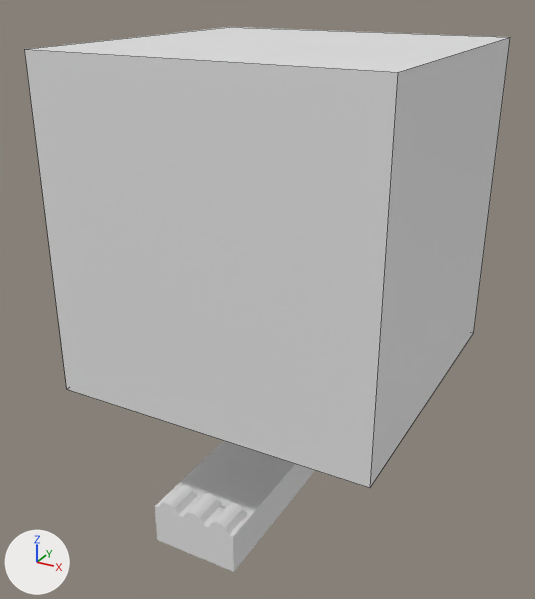
Before and after pictures for a commit that changed the Blender file art/models/props/Bowling_Alley_Frame/Bowling_Alley_Frame.blend.
Camera for both pictures: a camera (50 mm lens) standing at (46.8, -90.7, 80.0) and looking at (-2.5, -1.1, 35.2). Arrows for +X, +Y and +Z are at lower left; the lights stay in place. The older version comes first. Mesh edges are drawn as thin lines on the coarser meshes.

Names of what the first picture shows: 'Lobby + Alley', 'The Sacrifice'.
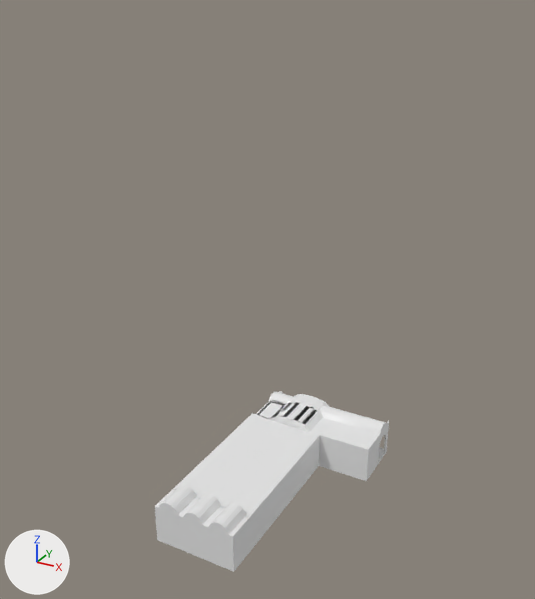
The change, as a diff of the scene's bpy script:
```diff
--- a/art/models/props/Bowling_Alley_Frame/Bowling_Alley_Frame.blend.py
+++ b/art/models/props/Bowling_Alley_Frame/Bowling_Alley_Frame.blend.py
@@ ob_the_sacrifice @@
-ob_the_sacrifice = bpy.data.objects.new('The Sacrifice', me_cube_002)
-ob_the_sacrifice.location = (0.0, 0.0, 48.5)
-ob_the_sacrifice.scale = (23.3, 23.3, 23.3)
```

Pixel boxes [x1, y1, x2, y2] of what changed, in the pictures (535 x 599 px):
'The Sacrifice', deleted
    before: [25, 27, 510, 488]
